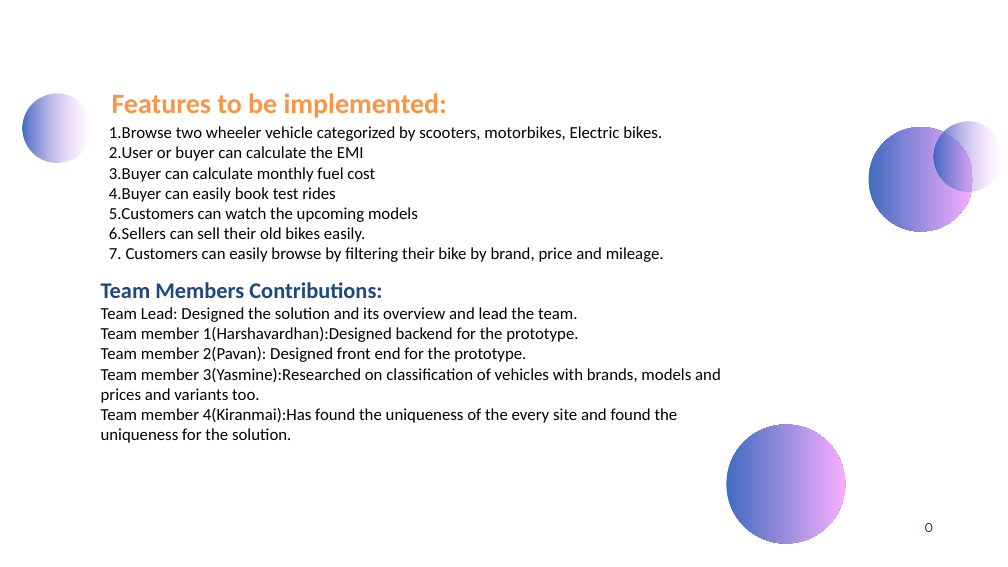
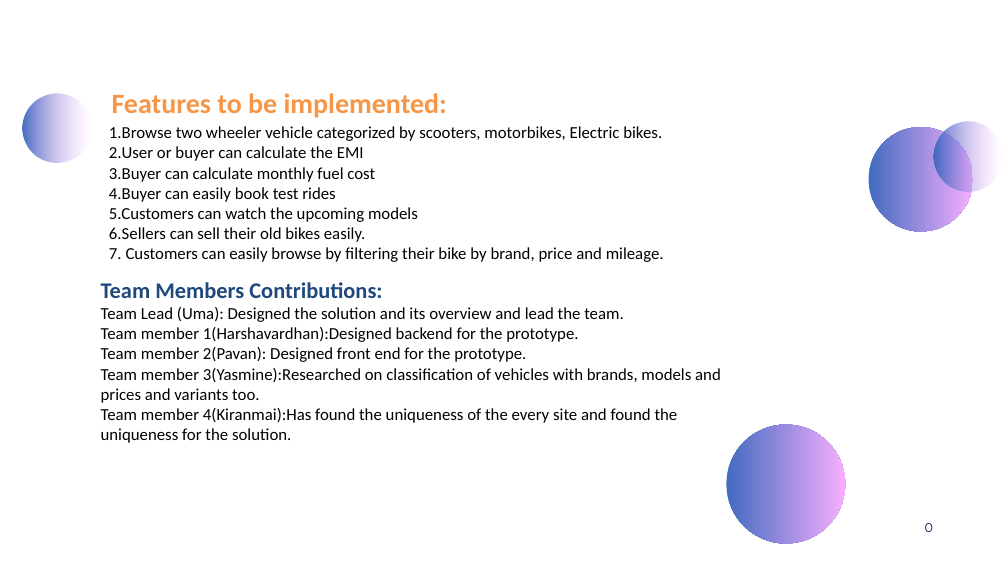
Before and after one commit to harshu-ccb-020/VAHAN-BAZAR, a slide deck: slide 5 of Hackthonppt.cc.pptx. Drawn at 1008x567 pixels with LibreOffice and Linux fonts; fonts in the diff are those of the drawing. Boxes give left, top, right and bottom in pixels: in the first picture for what was removed or moved away, otherwise in the second. Text is boxed around its words. In the diff, an @@ line names an element or a change of style, - is before the commit and + after.

```diff
--- a/Hackthonppt.cc.pptx
+++ b/Hackthonppt.cc.pptx
@@ text at box(101, 307, 623, 322): text changed @@
-Team Lead: Designed the solution and its overview and lead the team.
+Team Lead (Uma): Designed the solution and its overview and lead the team.
```
